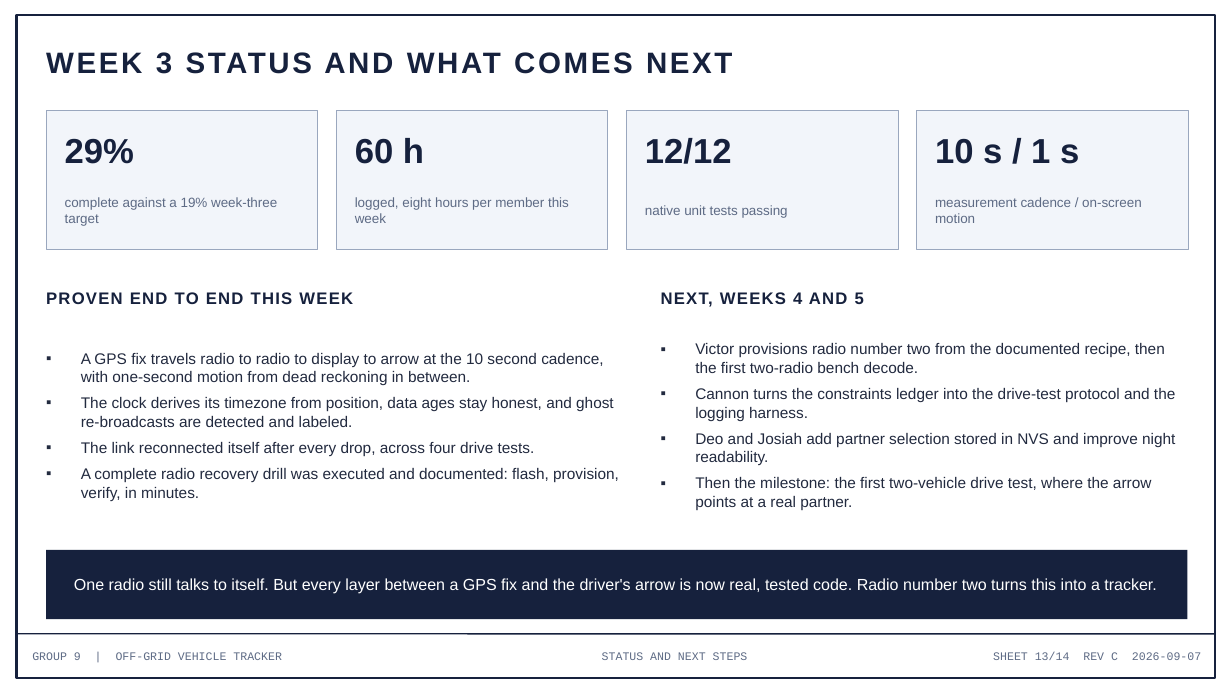
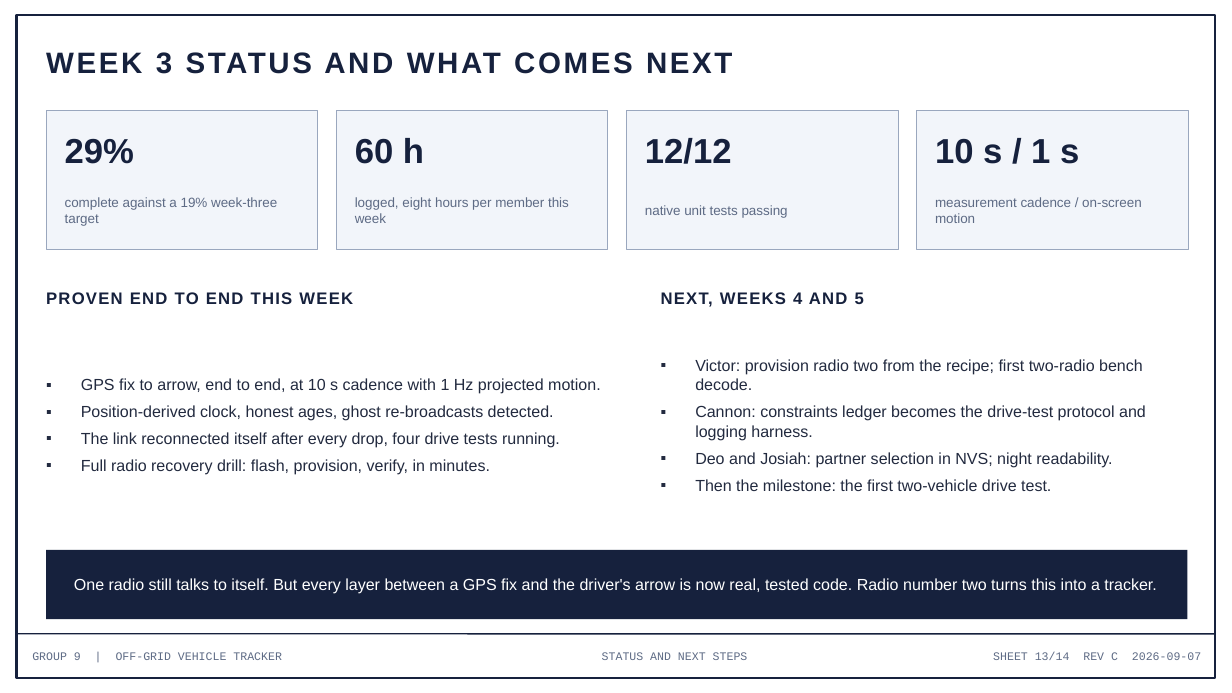
Before and after one commit to deosgracius/offgrid-vehicle-tracker, a slide deck: slide 13 of docs/presentations/Group9_Presentation3_Week3.pptx. Drawn at 1232x693 pixels with LibreOffice and Linux fonts; fonts in the diff are those of the drawing. Boxes give left, top, right and bottom in pixels: in the first picture for what was removed or moved away, otherwise in the second. Text is boxed around its words. In the diff, an @@ line names an element or a change of style, - is before the commit and + after.

```diff
--- a/docs/presentations/Group9_Presentation3_Week3.pptx
+++ b/docs/presentations/Group9_Presentation3_Week3.pptx
@@ text at box(695, 359, 1146, 491): text changed; size 12 to 12.5 pt @@
-▪ Victor provisions radio number two from the documented recipe, then the first two-radio bench decode.
-▪ Cannon turns the constraints ledger into the drive-test protocol and the logging harness.
-▪ Deo and Josiah add partner selection stored in NVS and improve night readability.
-▪ Then the milestone: the first two-vehicle drive test, where the arrow points at a real partner.
+▪ Victor: provision radio two from the recipe; first two-radio bench decode.
+▪ Cannon: constraints ledger becomes the drive-test protocol and logging harness.
+▪ Deo and Josiah: partner selection in NVS; night readability.
+▪ Then the milestone: the first two-vehicle drive test.
@@ text at box(81, 378, 601, 475): text changed; size 12 to 12.5 pt @@
-▪ A GPS fix travels radio to radio to display to arrow at the 10 second cadence, with one-second motion from dead reckoning in between.
-▪ The clock derives its timezone from position, data ages stay honest, and ghost re-broadcasts are detected and labeled.
-▪ The link reconnected itself after every drop, across four drive tests.
-▪ A complete radio recovery drill was executed and documented: flash, provision, verify, in minutes.
+▪ GPS fix to arrow, end to end, at 10 s cadence with 1 Hz projected motion.
+▪ Position-derived clock, honest ages, ghost re-broadcasts detected.
+▪ The link reconnected itself after every drop, four drive tests running.
+▪ Full radio recovery drill: flash, provision, verify, in minutes.
```
Also in this commit, not shown: 11 other slides changed, 1 other file.
